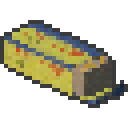
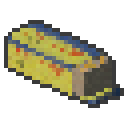
The second 128x128 image is a revision of the first. Changes to its layers:
painted on "metal" over [0, 32, 128, 92]
painted on "Screenshot_2020-09-30_05-05-20.png" over [120, 84, 124, 88]
